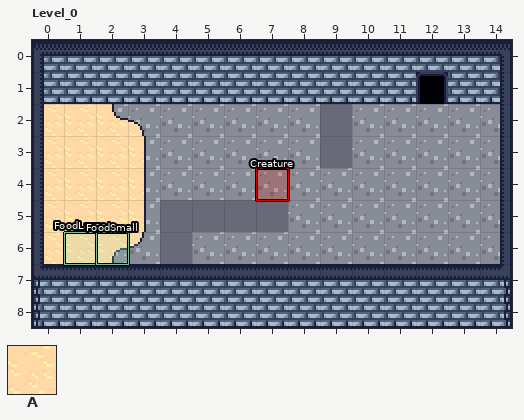
LDtk project, stored at media/maps/world_0.ldtk. This is how it looked before the edit.
Cells are 16x16 px. Shown: Level_0 x 0..14, y 0..8. Not drawn, because the pictures are missing: unchanged layer "Decoration".
Key: from "Ground": A 4 "Grass".
_ is an empty cell.
Layers that did not change in this view are not listed.
Layer "Ground" before, first column x 0:
0 _______________
1 _AAAAAAAA_AAAA_
2 AAAAAAAAA_AAAAA
3 AAAAAAAAA_AAAAA
4 AAAAAAAAAAAAAAA
5 AAAA____AAAAAAA
6 AAAA_AAAAAAAAAA
7 _AAA_AAAAAAAAA_
8 _______________
New version:
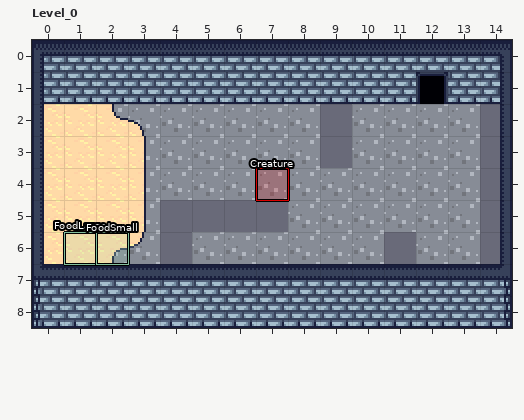
Edits made:
Layer "Ground":
The author cleared tile A in rows 2 to 5 at x 14; in row 6 at x 11 and 14.
